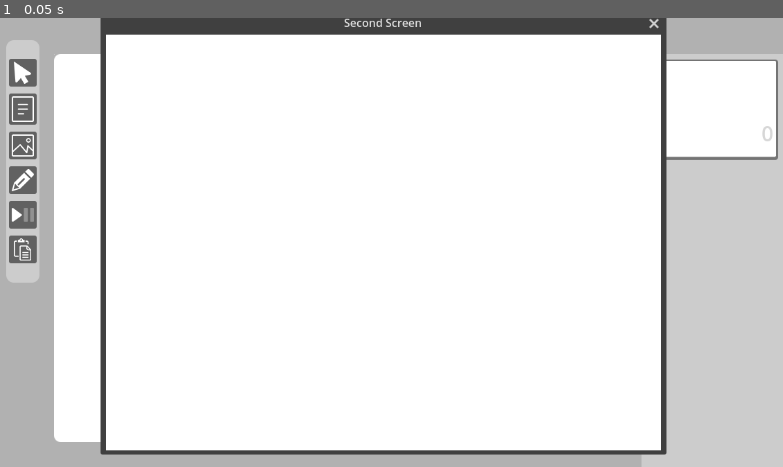
Above: before the commit, frame 1.
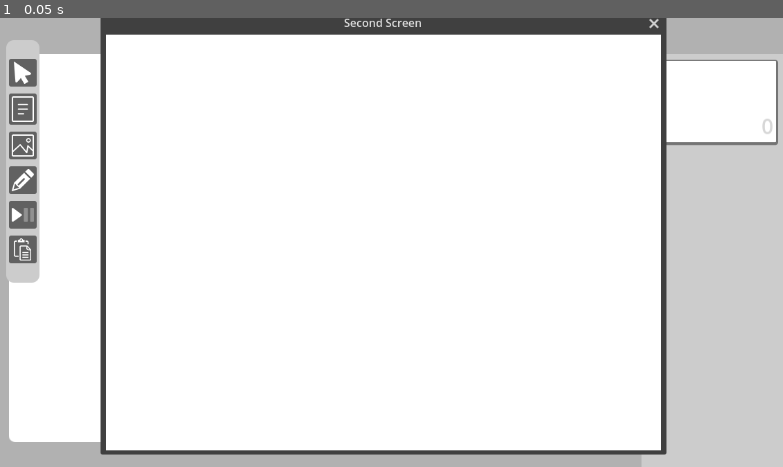
Above: after the commit, the same moment.

Repository: jmb462/GodotWhiteBoard
Game: Godot game, scene res://Main.tscn
Two runs of this game, one before a commit and one after it. Both use one fixed random seed, a clock stepped at 60 frames per second and the inputs below. The engine's default icon, where the game draws it, is replaced by a stand-in: a white triangle on a blue panel in a dark square.
Inputs:
- Up to frame 1 (0.05 s): no input

The runs differ from the first frame. In frame 1, 3.6% of the frame differs, in the area x 1-100%, y 8-95%.

Commit message:
Fix viewport resize warning (resize its container)

Diff:
--- a/MainBoard/MainBoard.gd
+++ b/MainBoard/MainBoard.gd
@@ -145,7 +145,7 @@
 func _on_boards_resized():
 	if is_instance_valid(boards):
 		for each_board in boards.get_children():
-			each_board.viewport.size = board.size
+			each_board.custom_minimum_size = board.size
 
 func set_boards_size() -> void:
 	boards.size = Display.size
